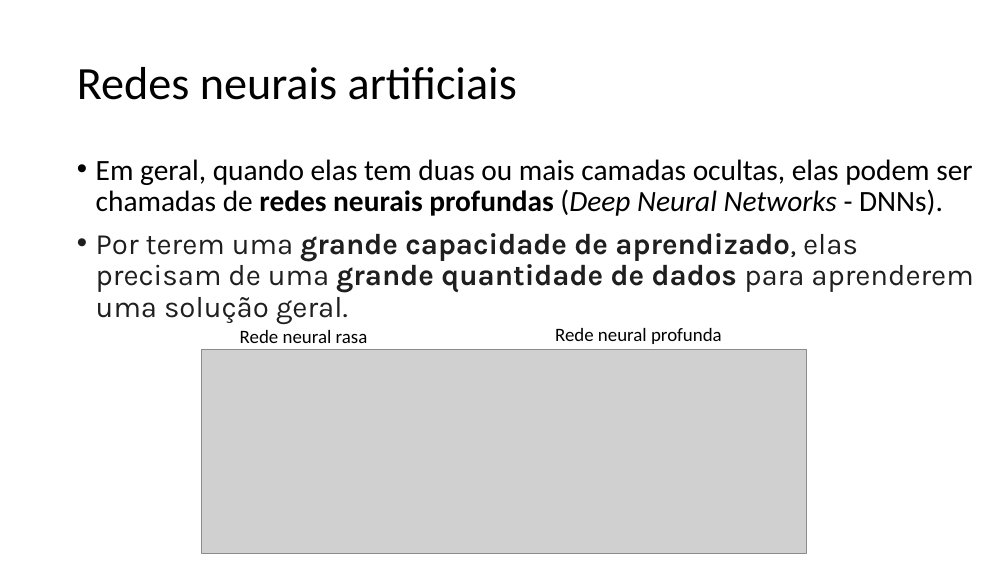
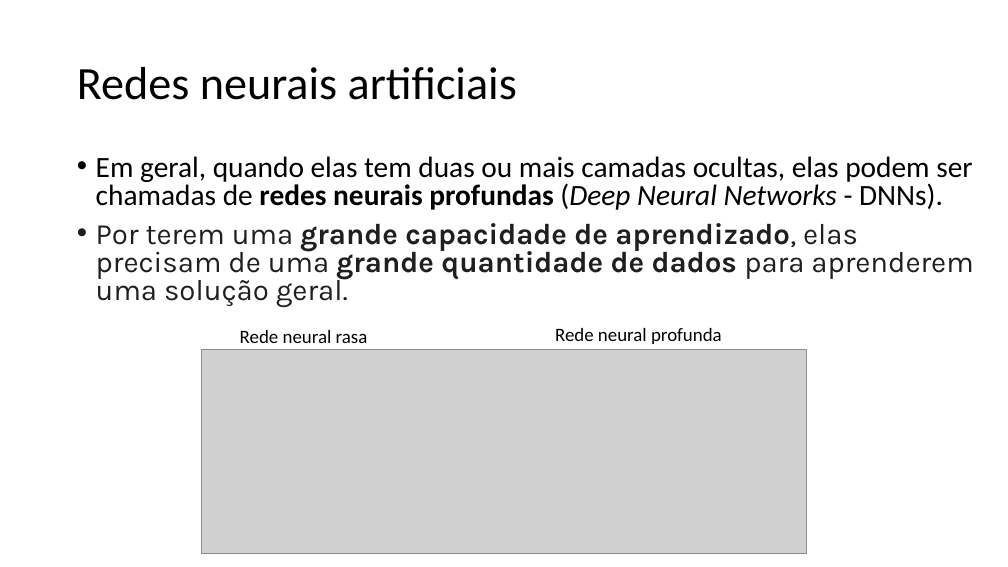
Before and after one commit to zz4fap/c24_inteligencia_artificial, a slide deck: slide 23 of slides/C24_MLP.pptx. Drawn at 1008x567 pixels with LibreOffice and Linux fonts; fonts in the diff are those of the drawing; grey boxes stand for pictures. Boxes give left, top, right and bottom in pixels: in the first picture for what was removed or moved away, otherwise in the second. Text is boxed around its words. In the diff, an @@ line names an element or a change of style, - is before the commit and + after.

```diff
--- a/slides/C24_MLP.pptx
+++ b/slides/C24_MLP.pptx
@@ text "Em geral, quando elas tem ..." at box(96, 156, 973, 307): line spacing 0.9 to 0.8 @@
```
Also in this commit, not shown: 2 other slides changed, 4 slides removed.
